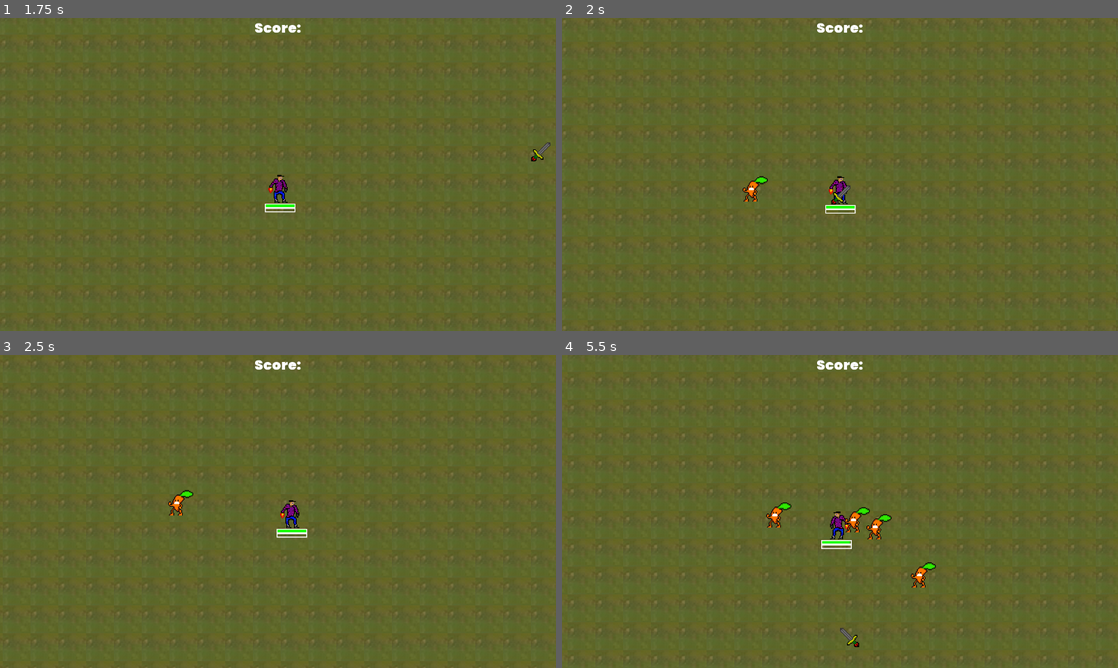
Above: before the commit, frames 1-4 (two rows, left to right).
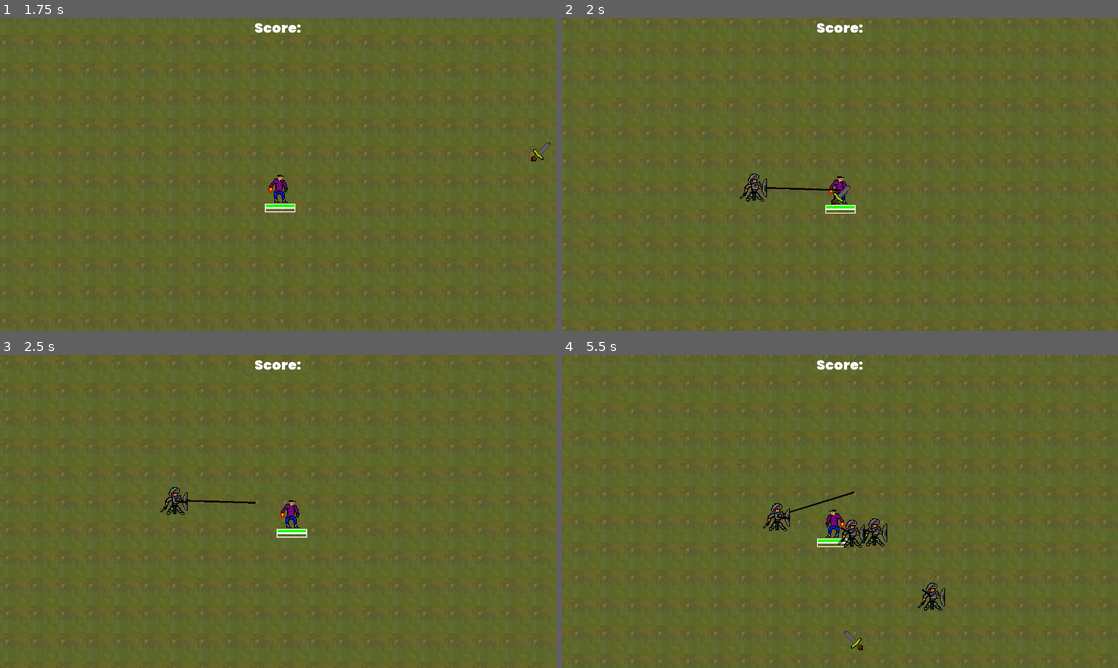
Above: after the commit, the same moments.

Repository: RM35/vigilant-octo-doodle
Game: Godot game, scene res://scenes/world/world.tscn
Two runs of this game, one before a commit and one after it. Both use one fixed random seed, a clock stepped at 60 frames per second and the inputs below.
Inputs:
- Up to frame 1 (1.75 s): hold D (right) 0.53-1.28 s; hold S (down) from 1.28 s (still down)
- Up to frame 2 (2 s): keep holding S (down)
- Up to frame 3 (2.5 s): release S (down) at 2.03 s; hold D (right) from 2.03 s (still down)
- Up to frame 4 (5.5 s): release D (right) at 2.78 s; hold W (up) 2.78-3.53 s; hold A (left) 3.53-5.03 s; hold S (down) from 5.03 s (still down)

Frame 1 is identical in both runs. In frame 2, 0.4% of the frame differs, in the area x 32-51%, y 49-59%; in frame 3, 0.4%; in frame 4, 2.8%, in the area x 1-98%, y 0-99%.

Commit message:
fix(spawner): fix enemy defaulting to carrot

Diff:
--- a/scenes/enemy/enemy.gd
+++ b/scenes/enemy/enemy.gd
@@ -8,7 +8,7 @@
 var knock_back = false
 
 func _ready():
-	set_enemy_type("res://scenes/enemy/enemy_data/carrot.tres")
+	pass
 
 func set_enemy_type(unit_data: String):
 	u_data = load(unit_data)
@@ -24,10 +24,17 @@
 		move_and_slide(velocity)
 		handle_collisions()
 
+	$Line2D.clear_points()
+	$Line2D.add_point(Vector2(0, 0))
+	$Line2D.add_point(velocity)
+
 #Body collisions only
 func handle_collisions():
 	for i in get_slide_count():
 		var collision = get_slide_collision(i)
+		var body = collision.get_collider()
+		if body.is_in_group("enemy"):
+			pass
 
 #Let the tween time regulate the rate damage taken
 func take_damage(amount):
--- a/scenes/enemy/enemy.tscn
+++ b/scenes/enemy/enemy.tscn
@@ -21,3 +21,7 @@
 stream = ExtResource( 3 )
 
 [node name="FlashDamage" type="Tween" parent="."]
+
+[node name="Line2D" type="Line2D" parent="."]
+width = 2.0
+default_color = Color( 0, 0, 0, 1 )
--- a/scenes/spawner/levels/grassy.json
+++ b/scenes/spawner/levels/grassy.json
@@ -2,8 +2,22 @@
     {
         "start": 0,
         "type": "recurring",
-        "enemy": "carrot.tres",
-        "duration": 60,
+        "enemy": "dan.tres",
+        "duration": 600,
         "delay": 1
+    },
+    {
+        "start": 3,
+        "type": "recurring",
+        "enemy": "ghost.tres",
+        "duration": 600,
+        "delay": 5
+    },
+    {
+        "start": 3,
+        "type": "recurring",
+        "enemy": "sword.tres",
+        "duration": 600,
+        "delay": 2
     }
 ]
--- a/scenes/spawner/spawner.tscn
+++ b/scenes/spawner/spawner.tscn
@@ -6,7 +6,6 @@
 script = ExtResource( 1 )
 
 [node name="Debug" type="Line2D" parent="."]
-visible = false
 points = PoolVector2Array( 228, 88 )
 width = 2.0
 default_color = Color( 0, 0, 0, 0.905882 )
